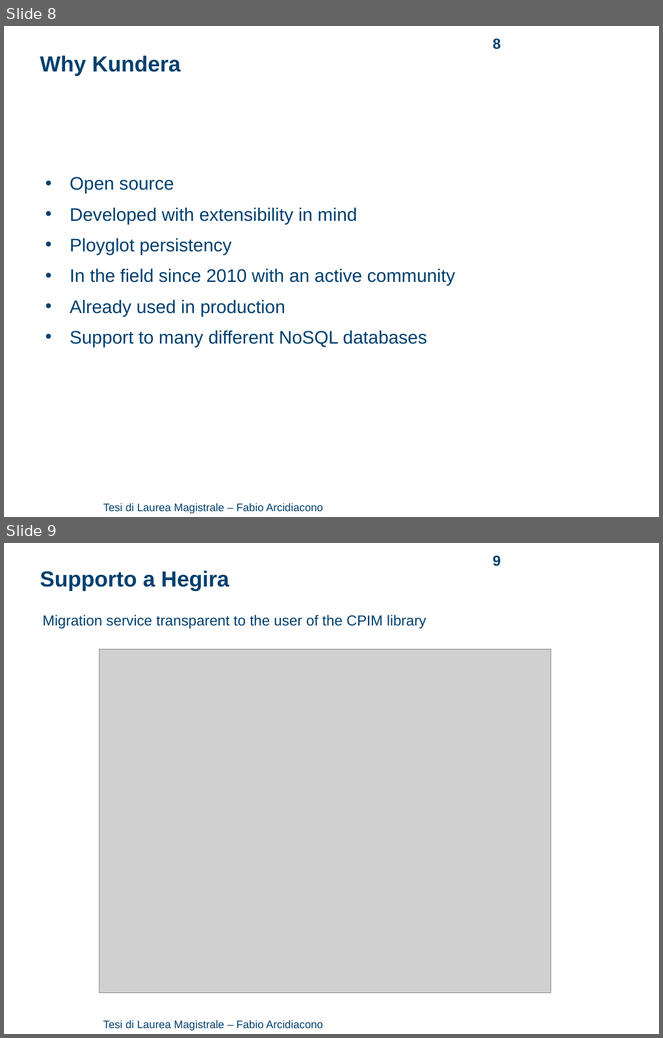
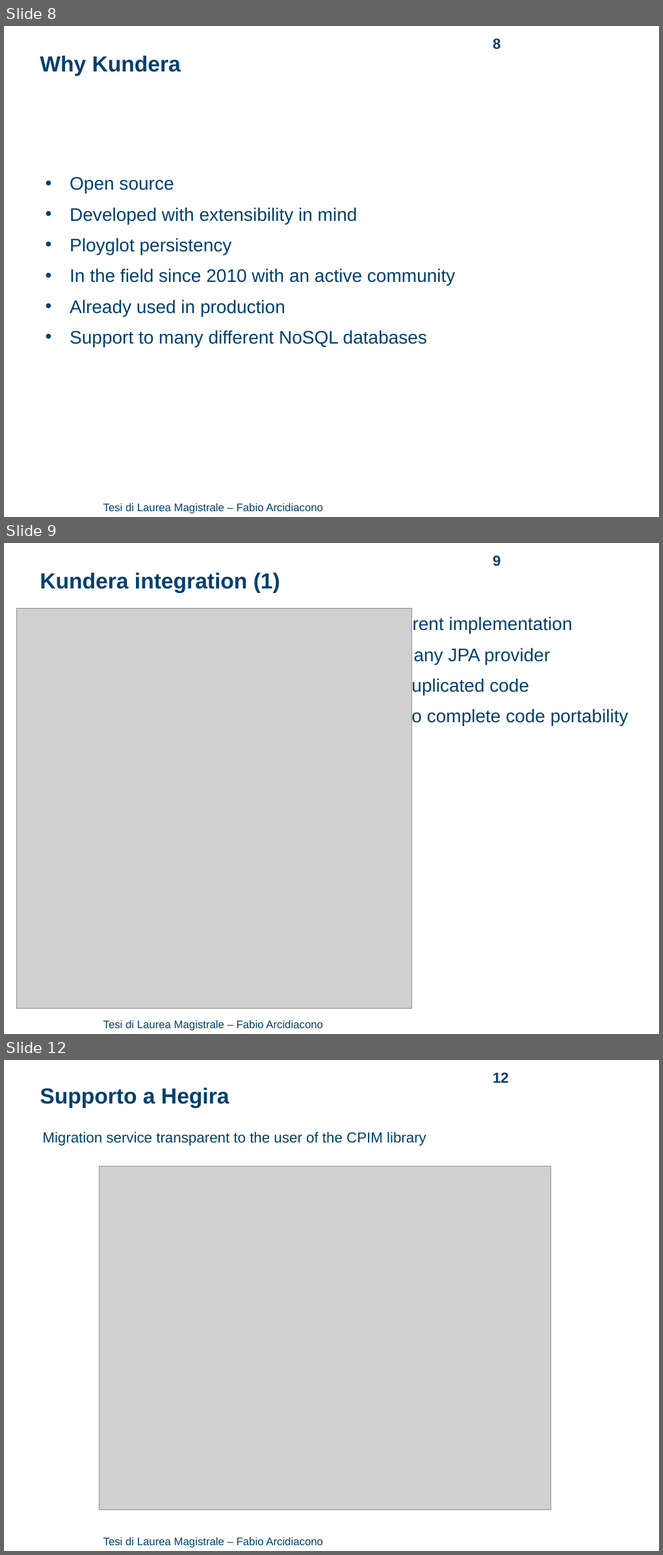
Before and after one commit to arci/thesis, a slide deck: presentation/ThesisPresentation.ppt. Shown one above the other, each under a label of ours: slides 8 and 9 before the commit, slides 8, 9 and 12 after it; the slides between them are not shown. The pictures are 663x1038 and 663x1555 pixels, drawn with LibreOffice and Linux fonts; fonts in the diff are those of the drawing; grey boxes stand for pictures; background and template pictures are left out. Boxes give left, top, right and bottom in pixels: in the first picture for what was removed or moved away, otherwise in the second. Text is boxed around its words. In the diff, an @@ line names an element or a change of style, - is before the commit and + after.

Commit message:
fixes + slide on kundera integration

```diff
--- a/presentation/ThesisPresentation.ppt
+++ b/presentation/ThesisPresentation.ppt
@@ slide 9 added at (4, 543, 659, 1034), background #FFFFFF; not listed: 1 template element that a slide beside it also shows @@
@@ page number added at (493, 555, 501, 566), 16 pt, text #003F6E, bold @@
+9
@@ text added at (40, 572, 280, 593), 24 pt, text #003F6E, bold @@
+Kundera integration (1)
@@ picture added at (17, 608, 412, 1008) @@
@@ text added at (383, 616, 629, 726), 20 pt, text #003F6E @@
+Current implementation
+• Many JPA provider
+• Duplicated code
+• No complete code portability
@@ what was slide 9 is now slide 12 @@
@@ page number at (493, 1072, 509, 1083): text changed @@
-9
+12
```
Also in this commit, not shown: 7 slides changed, 2 other slides added, 2 other files.
